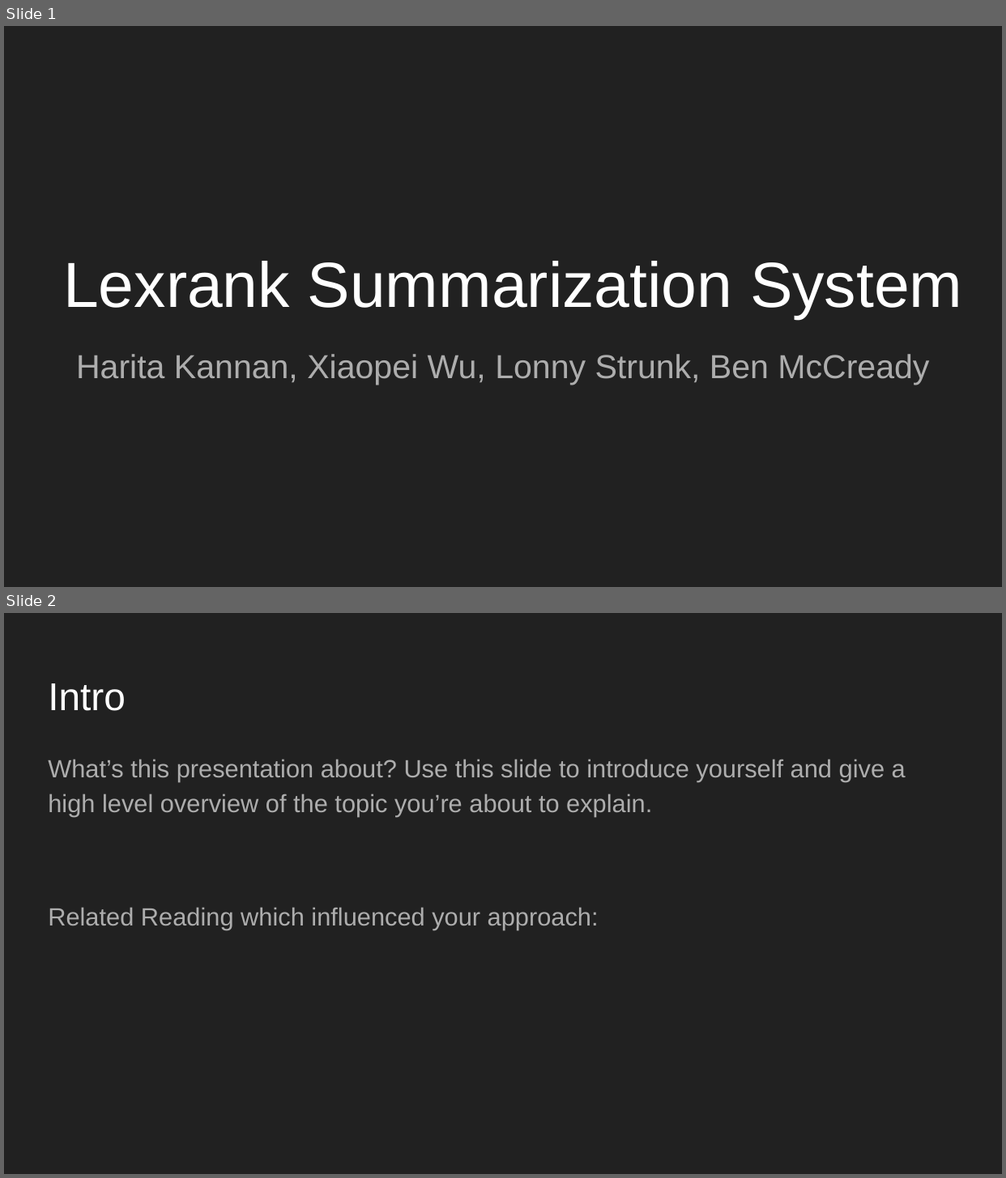
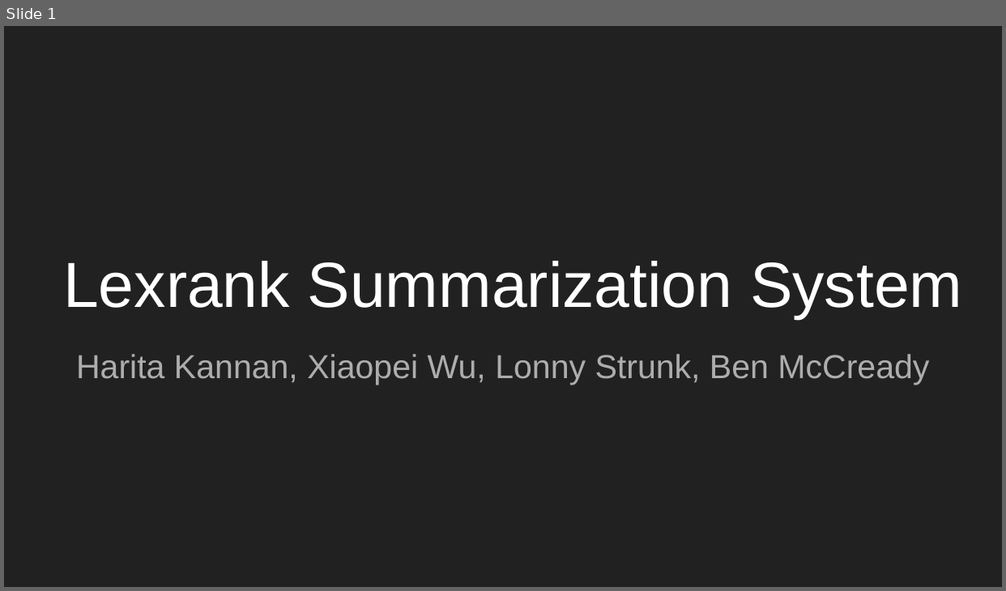
Before and after one commit to lonnystrunk/573-HXLB, a slide deck: doc/D2_presentation.pptx. Shown one above the other, each under a label of ours: slides 1 and 2 before the commit, slide 1 after it. The pictures are 1006x1178 and 1006x591 pixels, drawn with LibreOffice and Linux fonts; fonts in the diff are those of the drawing. Boxes give left, top, right and bottom in pixels: in the first picture for what was removed or moved away, otherwise in the second. Text is boxed around its words. In the diff, an @@ line names an element or a change of style, - is before the commit and + after.

```diff
--- a/doc/D2_presentation.pptx
+++ b/doc/D2_presentation.pptx
@@ slide 2 removed at [4,613,1002,1174], background #212121 @@
@@ title removed at [48,683,126,711] @@
-Intro
@@ text removed at [48,759,906,930] @@
-What’s this presentation about? Use this slide to introduce yourself and give a high level overview of the topic you’re about to explain.
-Related Reading which influenced your approach:
```
Also in this commit, not shown: 1 slide changed, 6 slides added, 2 other slides removed.
